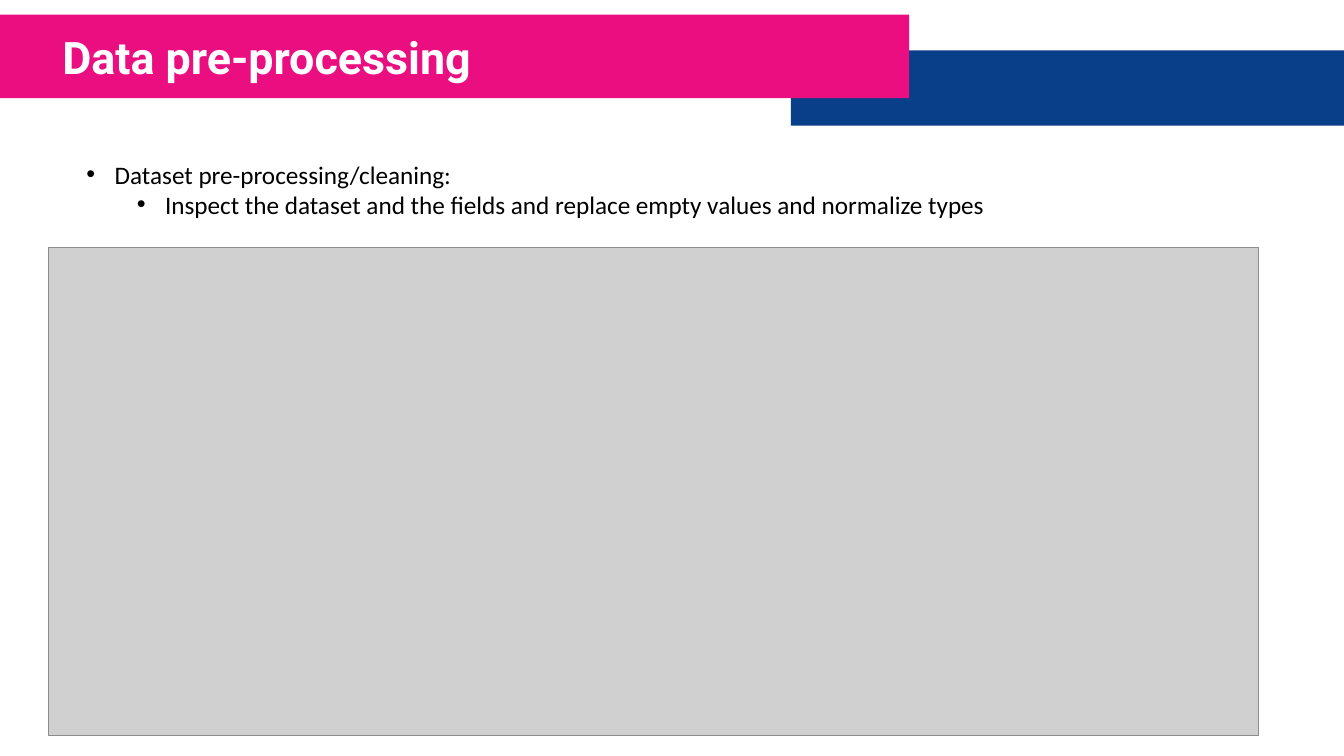
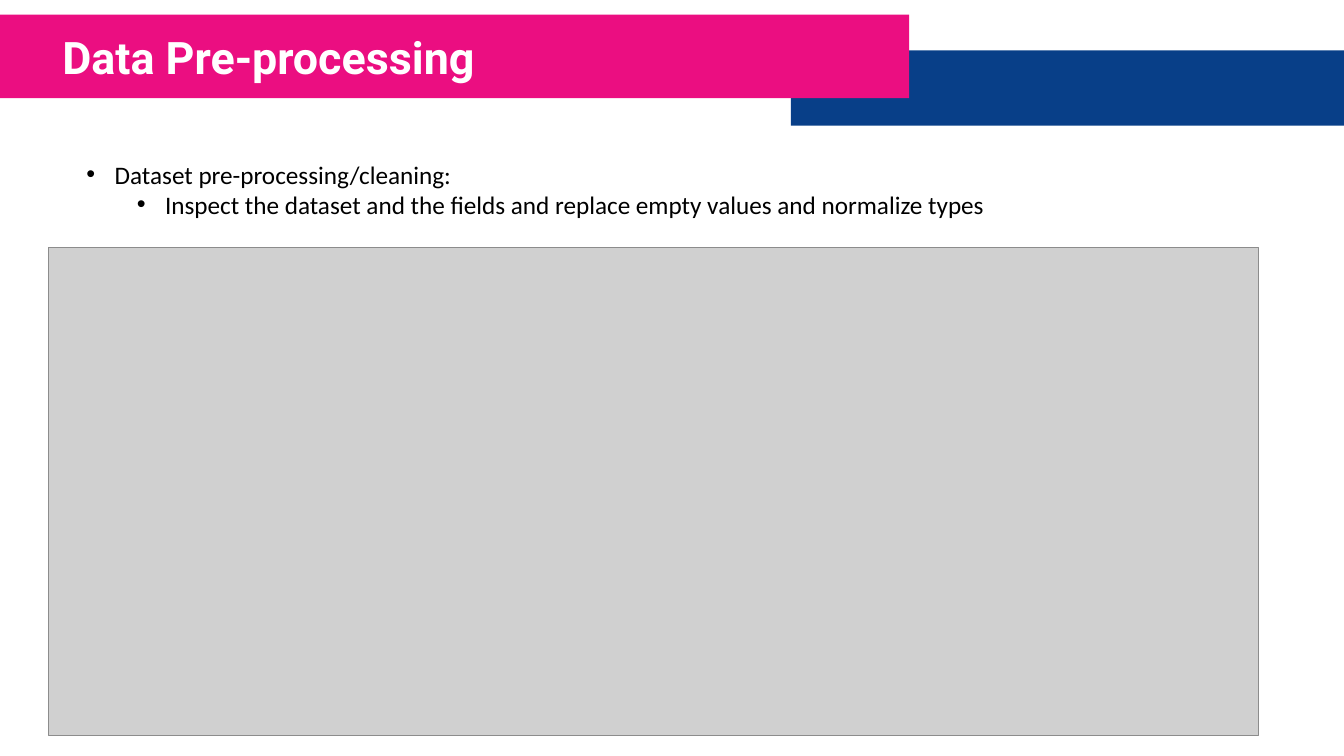
Before and after one commit to FarhadZafari/customer-churn-analysis, a slide deck: slide 5 of Presentation.pptx. Drawn at 1344x756 pixels with LibreOffice and Linux fonts; fonts in the diff are those of the drawing; grey boxes stand for pictures. Boxes give left, top, right and bottom in pixels: in the first picture for what was removed or moved away, otherwise in the second. Text is boxed around its words. In the diff, an @@ line names an element or a change of style, - is before the commit and + after.

```diff
--- a/Presentation.pptx
+++ b/Presentation.pptx
@@ text at (62,41,475,84): text changed @@
-Data pre-processing
+Data Pre-processing
```
Also in this commit, not shown: 6 other slides changed.
